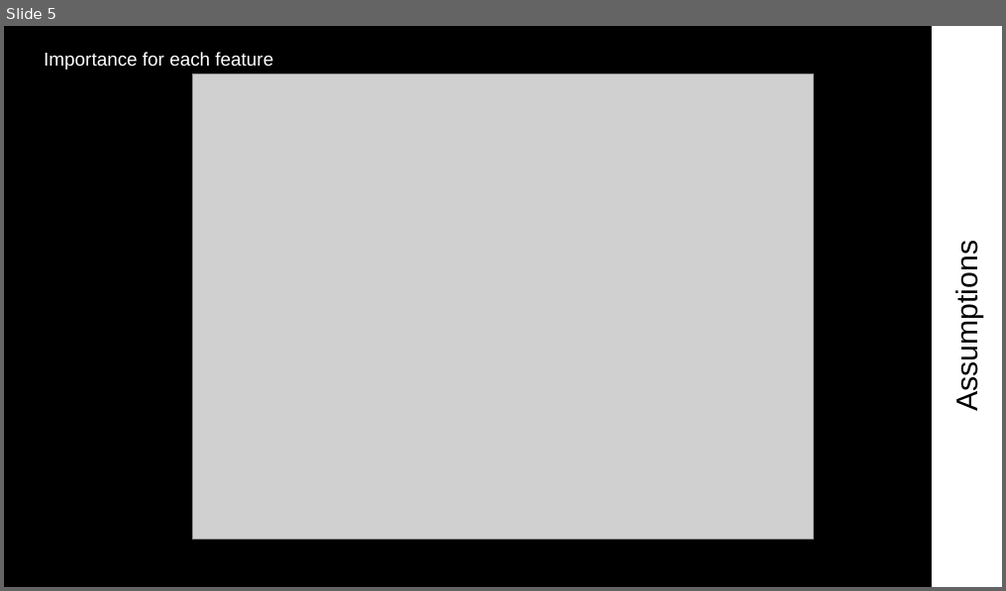
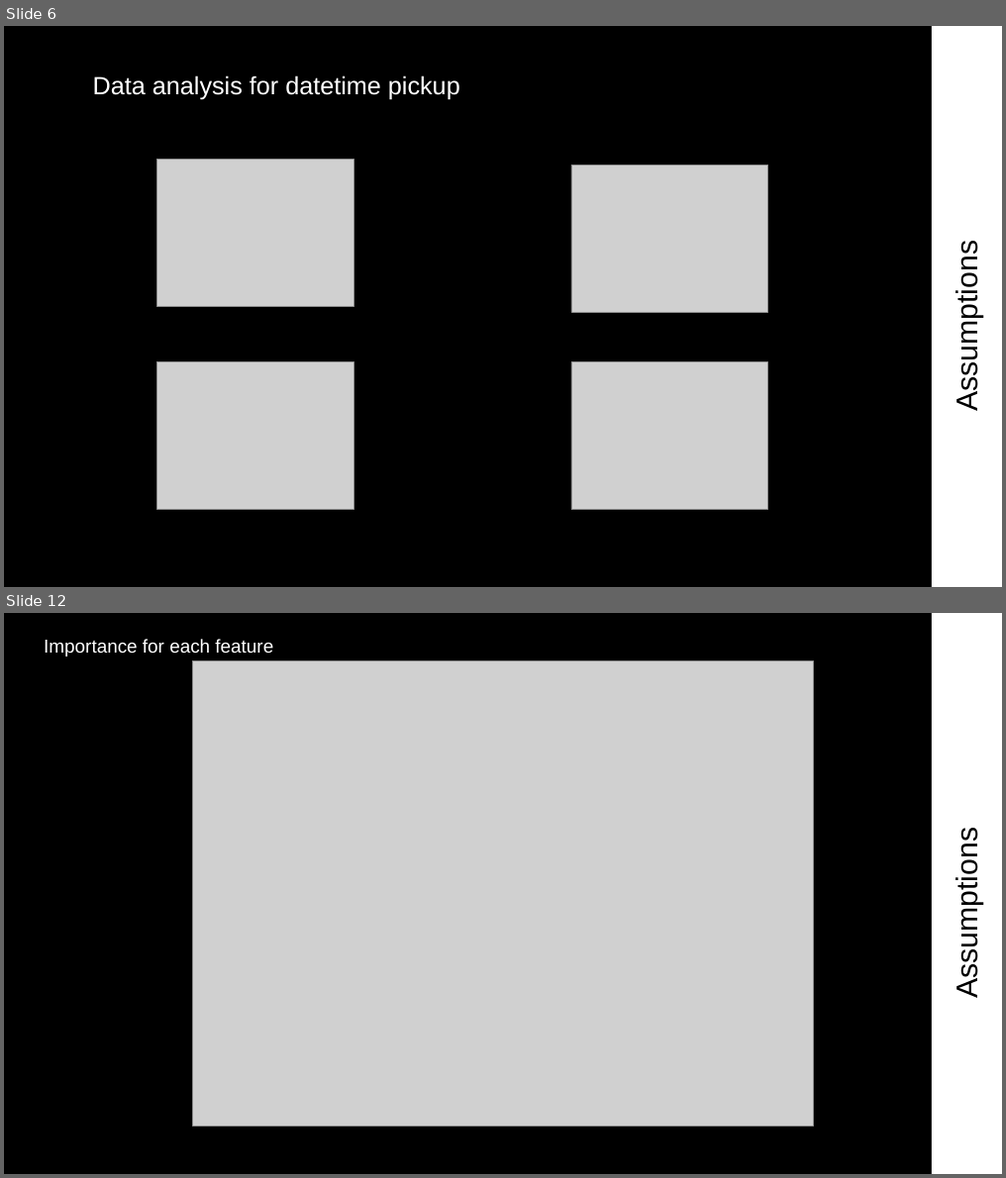
Before and after one commit to PepeZuco/uber_assessment, a slide deck: PowerPoint/Updated_Presentation_Uber.pptx. Shown one above the other, each under a label of ours: slide 5 before the commit, slides 6 and 12 after it; the slides between them are not shown. The pictures are 1006x591 and 1006x1178 pixels, drawn with LibreOffice and Linux fonts; fonts in the diff are those of the drawing; grey boxes stand for pictures. Boxes give left, top, right and bottom in pixels: in the first picture for what was removed or moved away, otherwise in the second. Text is boxed around its words. In the diff, an @@ line names an element or a change of style, - is before the commit and + after.

```diff
--- a/PowerPoint/Updated_Presentation_Uber.pptx
+++ b/PowerPoint/Updated_Presentation_Uber.pptx
@@ slide 6 added at [4, 26, 1002, 587], background #000000 @@
@@ rounded rectangle added at [932, 26, 1002, 587], fill #FFFFFF @@
@@ text added at [93, 76, 460, 99], 24 pt, text #FFFFFF @@
+Data analysis for datetime pickup
@@ picture added at [156, 160, 352, 307] @@
@@ picture added at [571, 165, 767, 312] @@
@@ title added at [950, 258, 984, 407], 28.8 pt, text #000000 @@
+Assumptions
@@ picture added at [156, 363, 352, 510] @@
@@ picture added at [571, 363, 767, 510] @@
@@ what was slide 5 is now slide 12 @@
```
Also in this commit, not shown: 4 slides changed, 6 other slides added, 5 other files.
